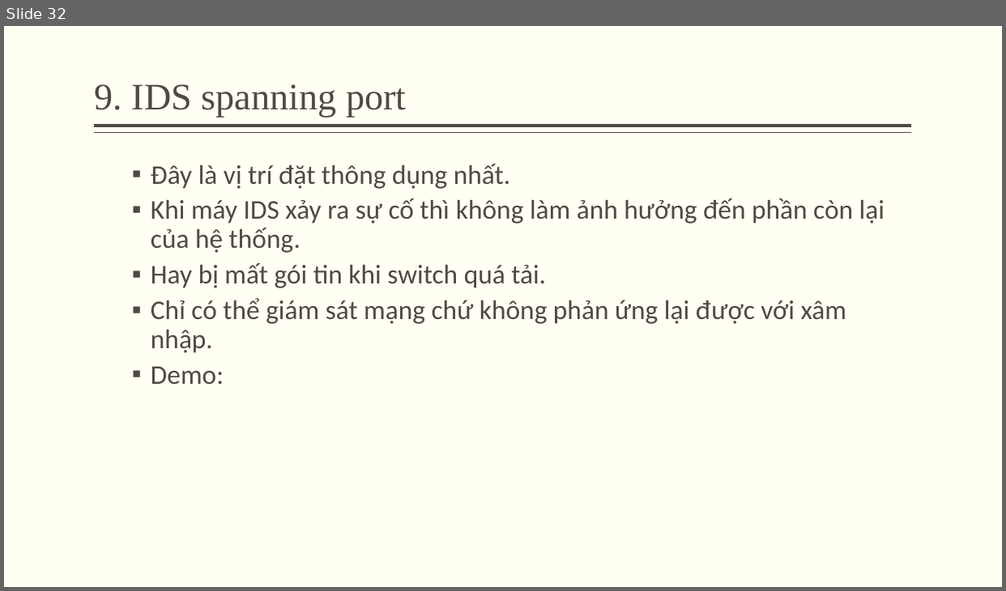
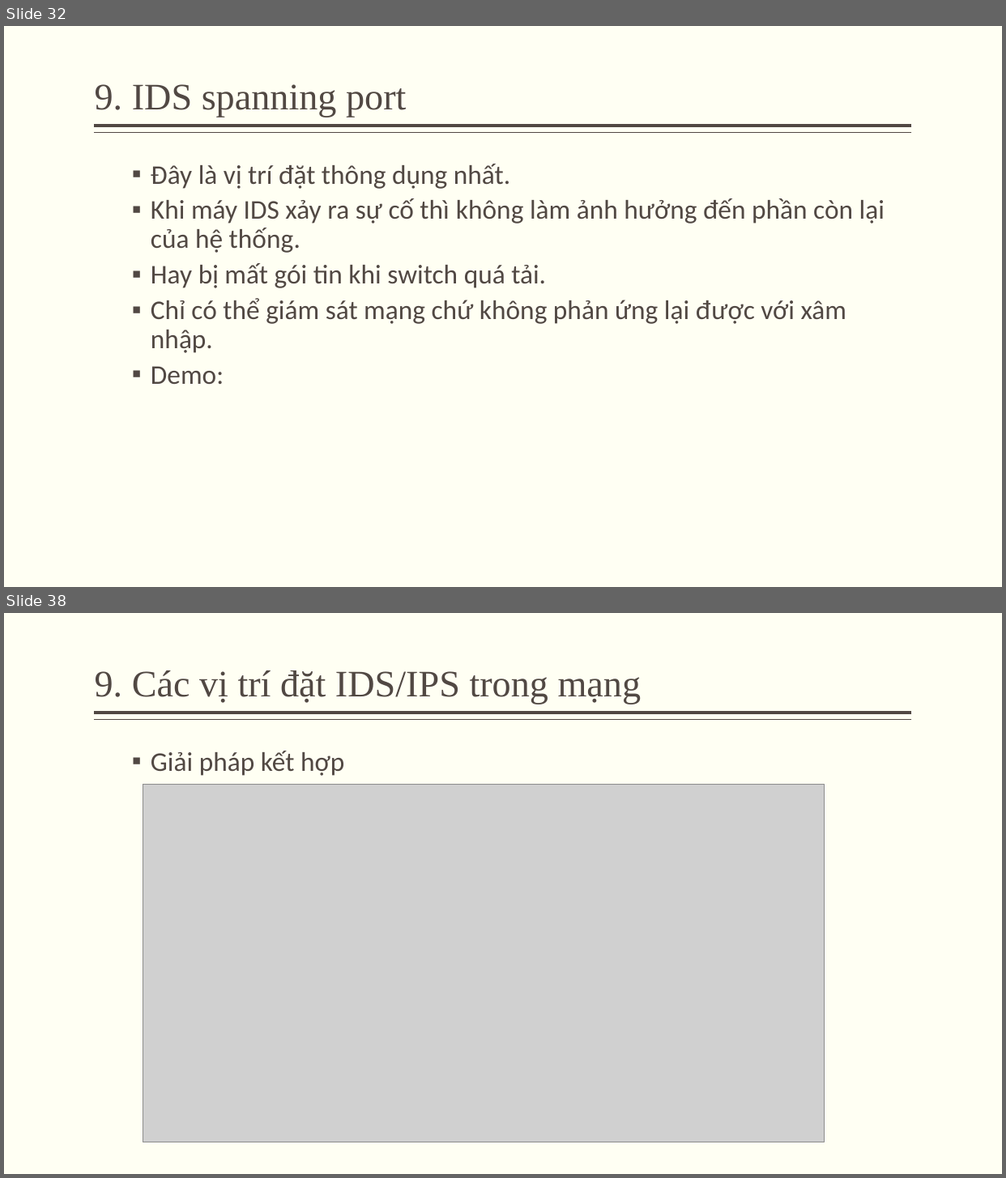
Before and after one commit to minhquan1418/do_an_ATMNC, a slide deck: silde.pptx. Shown one above the other, each under a label of ours: slide 32 before the commit, slides 32 and 38 after it; the slides between them are not shown. The pictures are 1006x591 and 1006x1178 pixels, drawn with LibreOffice and Linux fonts; fonts in the diff are those of the drawing; grey boxes stand for pictures. Boxes give left, top, right and bottom in pixels: in the first picture for what was removed or moved away, otherwise in the second. Text is boxed around its words. In the diff, an @@ line names an element or a change of style, - is before the commit and + after.

```diff
--- a/silde.pptx
+++ b/silde.pptx
@@ slide 38 added at [4, 613, 1002, 1174], background #FFFFF3; not listed: 2 template elements that a slide beside it also shows @@
@@ title added at [95, 671, 641, 705], 36 pt, text #514843 @@
+9. Các vị trí đặt IDS/IPS trong mạng
@@ text added at [151, 751, 344, 776], 26 pt, text #514843 @@
+  ▪ Giải pháp kết hợp
@@ picture added at [143, 785, 825, 1142] @@
```
Also in this commit, not shown: 8 other slides added, 10 slides removed, 1 other file.
